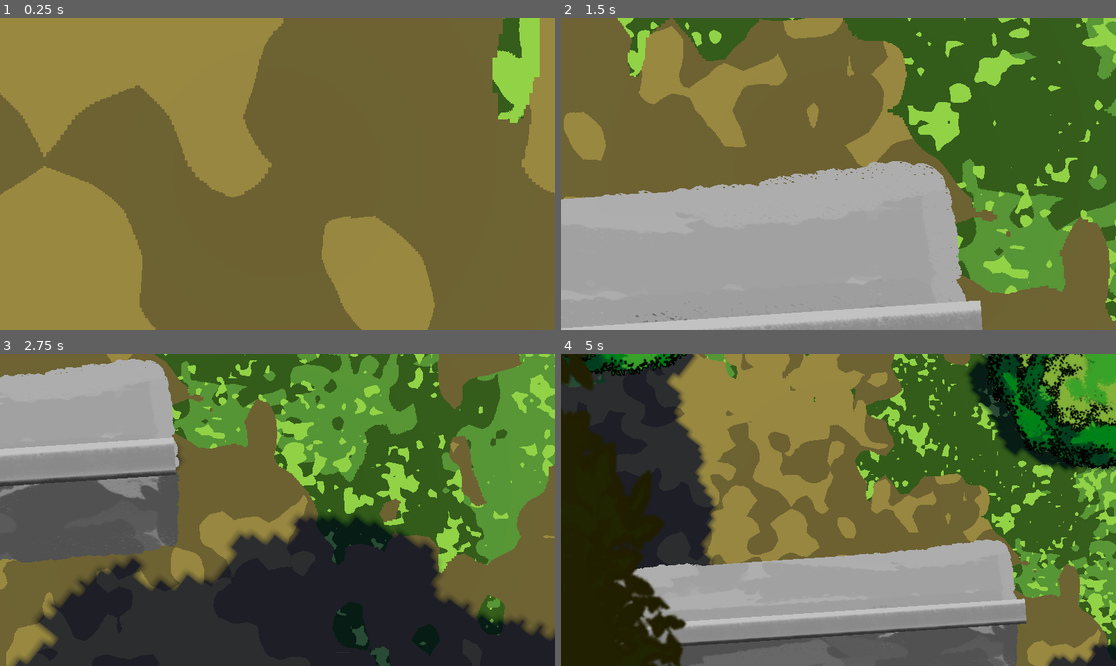
Above: before the commit, frames 1-4 (two rows, left to right).
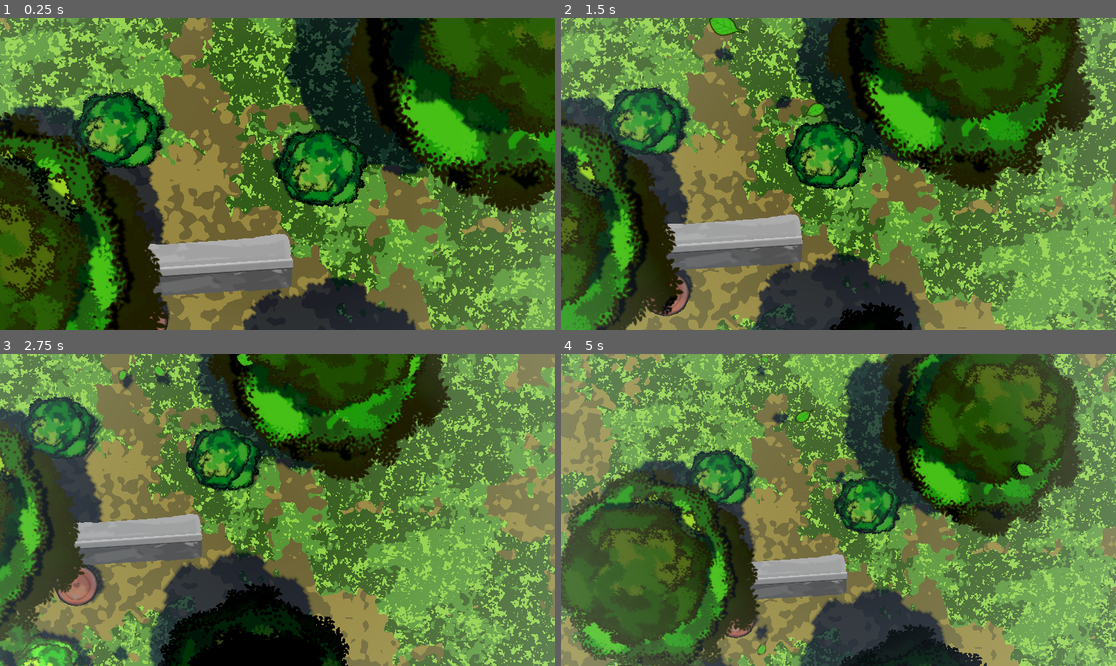
Above: after the commit, the same moments.

Repository: BoikoMaximAlexeevych/TUB3_GraphicsPlayground
Game: Godot game, scene res://node_3d.tscn
The game is run twice, just before and just after one commit, with the same random seed, the same clock (stepped at 60 frames per second) and the same inputs.
Inputs:
- Up to frame 1 (0.25 s): no input
- Up to frame 2 (1.5 s): hold Right (ui_right) 0.53-1.28 s; hold Q (Ascend) 0.53-1.28 s; hold Down (ui_down) from 1.28 s (still down); tap Q (Ascend) at 1.35 s
- Up to frame 3 (2.75 s): release Down (ui_down) at 2.03 s; hold Right (ui_right) from 2.03 s (still down); hold Q (Ascend) from 2.03 s (still down)
- Up to frame 4 (5 s): release Right (ui_right) at 2.78 s; release Q (Ascend) at 2.78 s; hold Up (ui_up) 2.78-3.53 s; tap Q (Ascend) at 2.85, 4.35 s; hold Q (Ascend) 3.53-4.28 s; hold Left (ui_left) from 3.53 s (still down)

The runs differ from the first frame. In frame 1, 93% of the frame differs, in the area x 0-100%, y 0-100%; in frame 2, 89%; in frame 3, 91%; in frame 4, 93%.

Commit message:
fixed alpha channel issue

Diff:
--- a/leaf.tres
+++ b/leaf.tres
@@ -3,6 +3,7 @@
 [ext_resource type="Texture2D" uid="uid://cfts5hdywx5ax" path="res://leaf.png" id="1_ooxnh"]
 
 [resource]
-transparency = 1
+transparency = 4
 albedo_texture = ExtResource("1_ooxnh")
+disable_receive_shadows = true
 stencil_flags = 2
--- a/node_3d.tscn
+++ b/node_3d.tscn
@@ -102,7 +102,8 @@
 [sub_resource type="CameraAttributesPractical" id="CameraAttributesPractical_imku0"]
 dof_blur_near_enabled = true
 dof_blur_near_distance = 7.0
-dof_blur_near_transition = 2.0
+dof_blur_near_transition = 2.5
+dof_blur_amount = 0.21
 
 [sub_resource type="QuadMesh" id="QuadMesh_cdqbm"]
 material = ExtResource("13_imku0")
@@ -203,22 +204,27 @@
 texture = SubResource("CompressedTexture2D_imku0")
 
 [node name="Tree4" type="Sprite3D" parent="Trees" unique_id=772463884]
-transform = Transform3D(0.7949232, 0.6067101, 2.652014e-08, -0.6067101, 0.7949232, -8.964193e-09, -2.6520139e-08, -8.964193e-09, 1, 4.5956154, -1.1350484, 0.9278891)
+transform = Transform3D(0.7949232, 0.6067101, 2.652014e-08, -0.6067101, 0.7949232, -8.964193e-09, -2.6520139e-08, -8.964193e-09, 1, 4.5956154, -1.1350482, -0.100809336)
 material_override = ExtResource("8_cdqbm")
 cast_shadow = 2
-shaded = true
-alpha_cut = 1
+transparent = false
+shaded = true
+alpha_cut = 1
+alpha_scissor_threshold = 0.6
 texture = SubResource("CompressedTexture2D_imku0")
 script = ExtResource("8_6iypd")
 
 [node name="Tree" type="Sprite3D" parent="Trees/Tree4" unique_id=1158519154]
-transform = Transform3D(0.69552916, 0.6323281, 2.7639953e-08, -0.6323281, 0.69552916, -1.0686156e-08, -2.7639938e-08, -1.0686158e-08, 0.94, -0.029323101, 0.037124157, 0.181)
+transform = Transform3D(0.65483344, 0.5785131, 2.7639947e-08, -0.5953303, 0.6363353, -1.0686149e-08, -2.6022711e-08, -9.7767e-09, 0.94, -0.029322147, 0.03712511, 0.36913037)
 material_override = SubResource("ShaderMaterial_tereu")
+transparent = false
+alpha_hash_scale = 0.93
+alpha_antialiasing_mode = 1
 texture = SubResource("CompressedTexture2D_imku0")
 script = ExtResource("8_6iypd")
 
 [node name="Tree" type="Sprite3D" parent="Trees/Tree4/Tree" unique_id=523848317]
-transform = Transform3D(0.5660454, 0.42670134, 2.2735346e-08, -0.34902385, 0.6920224, -6.445874e-09, -1.5256308e-08, -5.288106e-09, 0.991, -0.053, 0.072, 0.625)
+transform = Transform3D(0.56604534, 0.4267013, 2.2735346e-08, -0.34902385, 0.6920223, -6.4458794e-09, -1.5256308e-08, -5.2881064e-09, 0.991, -0.053000093, 0.07199955, 0.7412143)
 material_override = SubResource("ShaderMaterial_cdqbm")
 cast_shadow = 2
 alpha_antialiasing_edge = 0.07
@@ -346,7 +352,7 @@
 texture = SubResource("CompressedTexture2D_imku0")
 
 [node name="Camera3D" type="Camera3D" parent="." unique_id=1838905069]
-transform = Transform3D(1, 0, 0, 0, -4.371139e-08, 1, 0, -1, -4.371139e-08, 0, 0.66485214, 3.6574821)
+transform = Transform3D(1, 0, 0, 0, -4.371139e-08, 1, 0, -1, -4.371139e-08, 2.6049714, 8.423014, 1.7258358)
 environment = SubResource("Environment_cdqbm")
 attributes = SubResource("CameraAttributesPractical_imku0")
 script = ExtResource("1_a0tk4")
@@ -372,7 +378,7 @@
 shadow_blur = 0.396
 
 [node name="CPUParticles3D2" type="CPUParticles3D" parent="." unique_id=1007922545]
-transform = Transform3D(1.0000002, 0, 0, 0, -4.3711385e-08, -0.99999994, 0, 0.99999994, -4.3711385e-08, 9.034186, 3.8550005, -0.8294101)
+transform = Transform3D(1.0000002, 0, 0, 0, -4.3711385e-08, -0.99999994, 0, 0.99999994, -4.3711385e-08, 9.034186, 3.5928946, -0.8294101)
 lifetime = 3.0
 mesh = SubResource("QuadMesh_cdqbm")
 emission_shape = 6
--- a/sway.gdshader
+++ b/sway.gdshader
@@ -1,5 +1,6 @@
 shader_type spatial;
-render_mode depth_prepass_alpha, depth_draw_always;
+render_mode depth_prepass_alpha, depth_test_default;
+
 uniform sampler2D albedo_texture : source_color;
 
 // The speed of the horizontal flame movement (sway)
